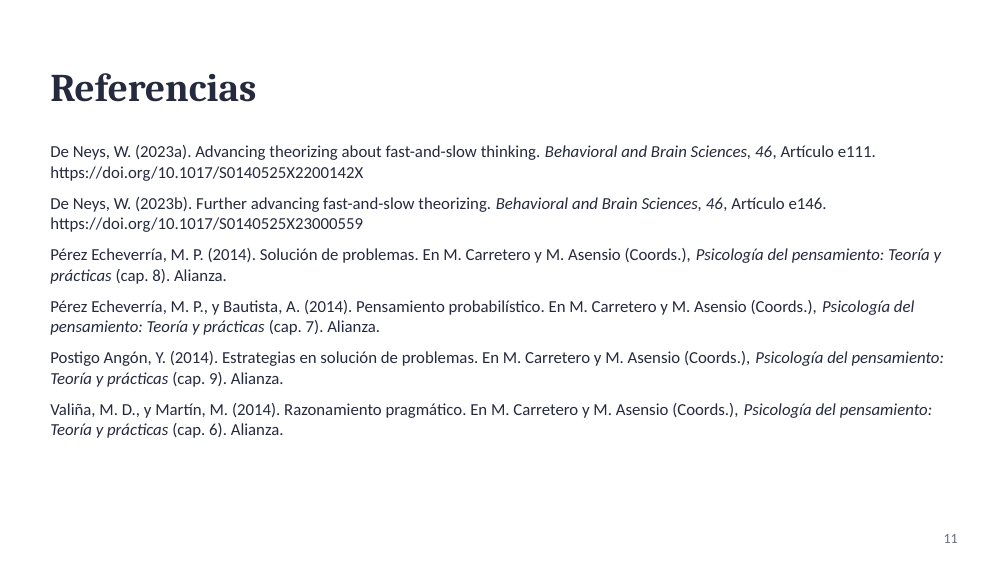
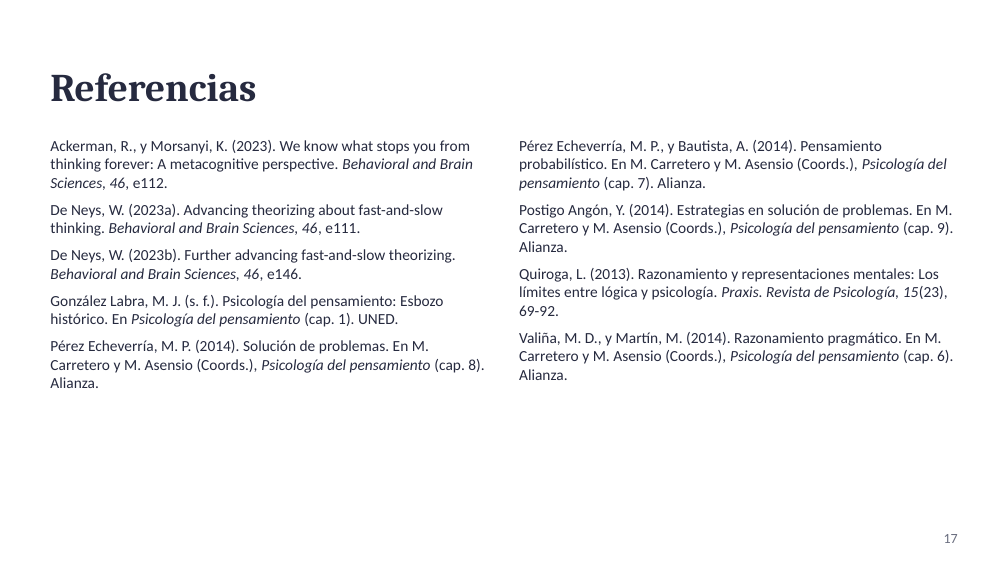
Before and after one commit to Franco4447/psicologia-favaloro, a slide deck: slide 17 of 2do Año/Procesos Básicos III/6_Entregables/U03_PresentacionArticulo_FastAndSlowThinking_Diapositivas.pptx (slide 11 before the commit). Drawn at 1008x567 pixels with LibreOffice and Linux fonts; fonts in the diff are those of the drawing. Boxes give left, top, right and bottom in pixels: in the first picture for what was removed or moved away, otherwise in the second. Text is boxed around its words. In the diff, an @@ line names an element or a change of style, - is before the commit and + after.

```diff
--- a/2do Año/Procesos Básicos III/6_Entregables/U03_PresentacionArticulo_FastAndSlowThinking_Diapositivas.pptx
+++ b/2do Año/Procesos Básicos III/6_Entregables/U03_PresentacionArticulo_FastAndSlowThinking_Diapositivas.pptx
@@ text at box(50, 140, 484, 388): text changed; size 12 to 11 pt @@
-De Neys, W. (2023a). Advancing theorizing about fast-and-slow thinking. Behavioral and Brain Sciences, 46, Artículo e111. https://doi.org/10.1017/S0140525X2200142X
-De Neys, W. (2023b). Further advancing fast-and-slow theorizing. Behavioral and Brain Sciences, 46, Artículo e146. https://doi.org/10.1017/S0140525X23000559
-Pérez Echeverría, M. P. (2014). Solución de problemas. En M. Carretero y M. Asensio (Coords.), Psicología del pensamiento: Teoría y prácticas (cap. 8). Alianza.
-Pérez Echeverría, M. P., y Bautista, A. (2014). Pensamiento probabilístico. En M. Carretero y M. Asensio (Coords.), Psicología del pensamiento: Teoría y prácticas (cap. 7). Alianza.
-Postigo Angón, Y. (2014). Estrategias en solución de problemas. En M. Carretero y M. Asensio (Coords.), Psicología del pensamiento: Teoría y prácticas (cap. 9). Alianza.
-Valiña, M. D., y Martín, M. (2014). Razonamiento pragmático. En M. Carretero y M. Asensio (Coords.), Psicología del pensamiento: Teoría y prácticas (cap. 6). Alianza.
+Ackerman, R., y Morsanyi, K. (2023). We know what stops you from thinking forever: A metacognitive perspective. Behavioral and Brain Sciences, 46, e112.
+De Neys, W. (2023a). Advancing theorizing about fast-and-slow thinking. Behavioral and Brain Sciences, 46, e111.
+De Neys, W. (2023b). Further advancing fast-and-slow theorizing. Behavioral and Brain Sciences, 46, e146.
+González Labra, M. J. (s. f.). Psicología del pensamiento: Esbozo histórico. En Psicología del pensamiento (cap. 1). UNED.
+Pérez Echeverría, M. P. (2014). Solución de problemas. En M. Carretero y M. Asensio (Coords.), Psicología del pensamiento (cap. 8). Alianza.
@@ text added at box(519, 140, 953, 380), 11 pt, text #262A3F @@
+Pérez Echeverría, M. P., y Bautista, A. (2014). Pensamiento probabilístico. En M. Carretero y M. Asensio (Coords.), Psicología del pensamiento (cap. 7). Alianza.
+Postigo Angón, Y. (2014). Estrategias en solución de problemas. En M. Carretero y M. Asensio (Coords.), Psicología del pensamiento (cap. 9). Alianza.
+Quiroga, L. (2013). Razonamiento y representaciones mentales: Los límites entre lógica y psicología. Praxis. Revista de Psicología, 15(23), 69-92.
+Valiña, M. D., y Martín, M. (2014). Razonamiento pragmático. En M. Carretero y M. Asensio (Coords.), Psicología del pensamiento (cap. 6). Alianza.
@@ page number at box(944, 534, 958, 543): text changed @@
-11
+17
```
Also in this commit, not shown: 10 other slides changed, 6 slides added, 3 other files.
